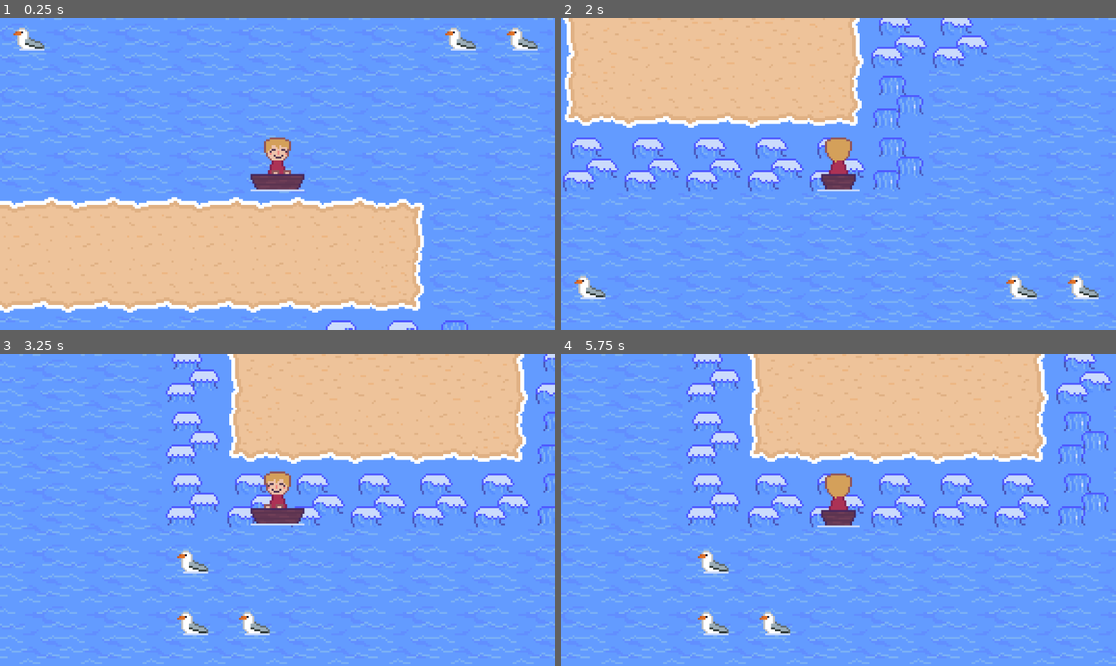
Above: before the commit, frames 1-4 (two rows, left to right).
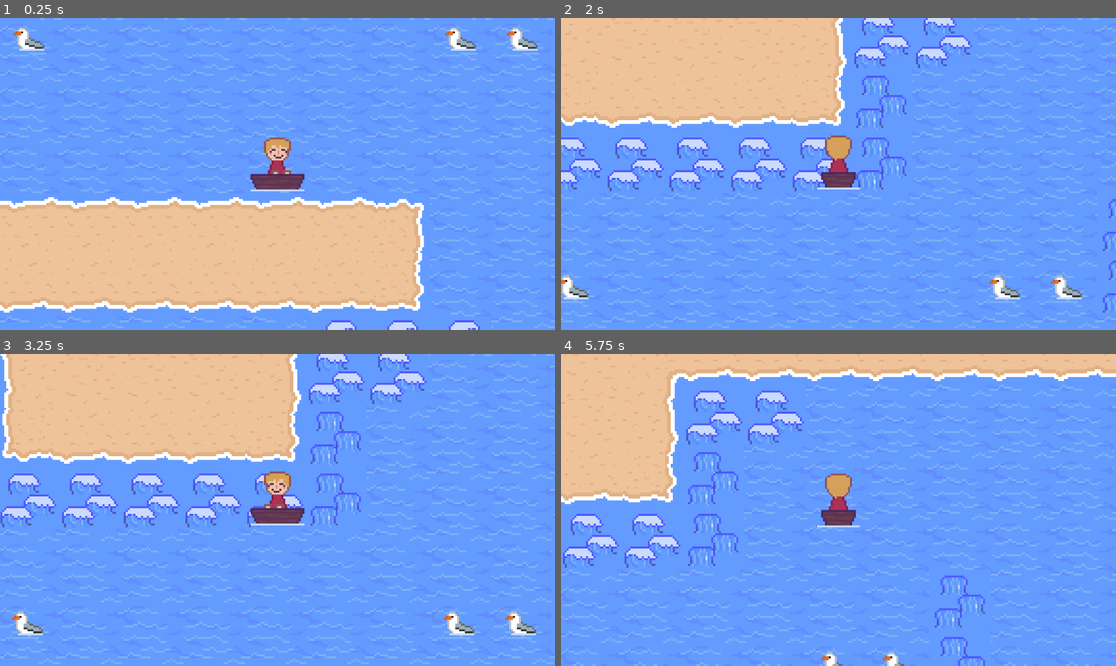
Above: after the commit, the same moments.

Repository: cheskya/ISCS3014-Project1
Game: Godot game, scene res://scenes/game.tscn
Two runs of this game, one before a commit and one after it. Both use one fixed random seed, a clock stepped at 60 frames per second and the inputs below.
Inputs:
- Up to frame 1 (0.25 s): no input
- Up to frame 2 (2 s): tap Enter at 0.5 s; hold Up (move_up) from 0.53 s (still down)
- Up to frame 3 (3.25 s): release Up (move_up) at 2.03 s; hold Left (move_left) from 2.03 s (still down)
- Up to frame 4 (5.75 s): release Left (move_left) at 3.53 s; hold Down (move_down) 3.53-4.28 s; hold Right (move_right) 4.28-5.03 s; hold Up (move_up) from 5.03 s (still down)

The runs differ from the first frame. In frame 1, 0.2% of the frame differs, in the area x 79-87%, y 96-100%; in frame 2, 19%; in frame 3, 43%, in the area x 0-100%, y 0-100%; in frame 4, 42%.

Commit message:
Implemented forced movement (lacking sprite animations).

Diff:
--- a/scenes/game.tscn
+++ b/scenes/game.tscn
@@ -66,15 +66,19 @@
 0:3/animation_frame_0/duration = 1.0
 0:3/animation_frame_1/duration = 1.0
 0:3/0 = 0
+0:3/0/custom_data_0 = Vector2(-1, 0)
 0:2/animation_frame_0/duration = 1.0
 0:2/animation_frame_1/duration = 1.0
 0:2/0 = 0
+0:2/0/custom_data_0 = Vector2(1, 0)
 0:1/animation_frame_0/duration = 1.0
 0:1/animation_frame_1/duration = 1.0
 0:1/0 = 0
+0:1/0/custom_data_0 = Vector2(0, 1)
 0:0/animation_frame_0/duration = 1.0
 0:0/animation_frame_1/duration = 1.0
 0:0/0 = 0
+0:0/0/custom_data_0 = Vector2(0, -1)
 
 [sub_resource type="TileSetAtlasSource" id="TileSetAtlasSource_0wy0k"]
 texture = ExtResource("5_efgdy")
@@ -89,10 +93,13 @@
 0:0/animation_frame_0/duration = 1.0
 0:0/animation_frame_1/duration = 1.0
 0:0/0 = 0
+0:0/0/physics_layer_0/polygon_0/points = PackedVector2Array(-16, -16, 16, -16, 16, 16, -16, 16)
 
 [sub_resource type="TileSet" id="TileSet_nt3vw"]
 tile_size = Vector2i(32, 32)
 physics_layer_0/collision_layer = 2
+custom_data_layer_0/name = "direction"
+custom_data_layer_0/type = 5
 sources/0 = SubResource("TileSetAtlasSource_lylvn")
 sources/1 = SubResource("TileSetAtlasSource_h2pld")
 sources/2 = SubResource("TileSetAtlasSource_pb3us")
@@ -100,12 +107,27 @@
 sources/4 = SubResource("TileSetAtlasSource_0wy0k")
 sources/5 = SubResource("TileSetAtlasSource_nvmg2")
 
+[sub_resource type="GDScript" id="GDScript_eqkg3"]
+script/source = "extends TileMapLayer
+
+
+# Called when the node enters the scene tree for the first time.
+func _ready() -> void:
+	pass # Replace with function body.
+
+
+# Called every frame. 'delta' is the elapsed time since the previous frame.
+func _process(delta: float) -> void:
+	pass
+"
+
 [node name="Game" type="Node2D"]
 
 [node name="Map" type="TileMapLayer" parent="."]
 position = Vector2(-1, 0)
-tile_map_data = PackedByteArray("AAD/////AAAAAAAAAAABAP//AAA …(699 unchanged characters)… z/AAAAAAAAAAD8/wIAAAAAAAAAAAACAAIAAwAAAAAAAAD7//z/AAAAAAAAAAD7//3/BQAAAAAAAAD7//7 …(7103 unchanged characters)…
+tile_map_data = PackedByteArray("AAD/////AAAAAAAAAAABAP//AAA …(699 unchanged characters)… z/AAAAAAAAAAD8/wIAAAAAAAAAAAACAAIAAwAAAAMAAAD7//z/AAAAAAAAAAD7//3/BQAAAAAAAAD7//7 …(7103 unchanged characters)…
 tile_set = SubResource("TileSet_nt3vw")
+script = SubResource("GDScript_eqkg3")
 
 [node name="Player" parent="." instance=ExtResource("1_iflbp")]
 position = Vector2(-16, -4)
--- a/scenes/player.tscn
+++ b/scenes/player.tscn
@@ -182,8 +182,7 @@
 [node name="AnimatedSprite2D" type="AnimatedSprite2D" parent="."]
 position = Vector2(0, -12)
 sprite_frames = SubResource("SpriteFrames_xpgpa")
-animation = &"moving_left"
-autoplay = "idle"
+animation = &"moving_right"
 
 [node name="CollisionShape2D" type="CollisionShape2D" parent="."]
 position = Vector2(0, -12)
--- a/scripts/player.gd
+++ b/scripts/player.gd
@@ -1,6 +1,8 @@
+
 extends CharacterBody2D
 
 @onready var ray = $RayCast2D
+@onready var tilemap: TileMapLayer = get_parent().get_node("Map")
 @export var tile_size = 32
 @export var speed = 5
 var moving = false
@@ -11,6 +13,18 @@
 			"move_down": Vector2.DOWN}
 
 func _physics_process(delta):
+	if moving:
+		return  # Prevent new inputs while moving
+
+	var tile_id = get_tile_id(position)
+	print("Tile ID at current position:", tile_id)
+
+	# Check for forced movement (wave tiles)
+	if tile_id == 3:
+		var forced_dir = get_wave_tile_direction(position)
+		if forced_dir != Vector2.ZERO:
+			await move_forced(forced_dir)
+
 	for dir in inputs.keys():
 		if Input.is_action_pressed(dir):
 			move(dir)
@@ -19,6 +33,28 @@
 		$AnimatedSprite2D.play()
 	else:
 		$AnimatedSprite2D.stop()
+
+
+func get_tile_id(pos: Vector2) -> int:
+	if tilemap == null:
+		print("Error: TileMap is null!")  # Debugging step
+		return -1  # Return an invalid tile ID
+	var tile_pos = tilemap.local_to_map(pos)  # Convert world position to tile position
+	return tilemap.get_cell_source_id(tile_pos)  # Get the tile ID
+
+func get_wave_tile_direction(pos: Vector2) -> Vector2:
+	if tilemap == null:
+		return Vector2.ZERO
+	var tile_pos = tilemap.local_to_map(pos)
+	var tile_data = tilemap.get_cell_tile_data(tile_pos)
+
+	if tile_data:
+		var direction = tile_data.get_custom_data("direction")
+		if direction is Vector2:  # Ensure it's a valid Vector2
+			return direction
+
+	return Vector2.ZERO
+
 
 func move(dir):
 	if !moving:
@@ -38,3 +74,15 @@
 			moving = true
 			await tween.finished
 			moving = false
+
+func move_forced(direction: Vector2):
+	if moving:
+		return
+	await move_to(position + direction * tile_size)
+
+func move_to(target_pos: Vector2):
+	var tween = get_tree().create_tween()
+	tween.tween_property(self, "position", target_pos, 1.0 / speed).set_trans(Tween.TRANS_SINE)
+	moving = true
+	await tween.finished
+	moving = false
Not shown: 1 places in scenes/game.tscn that only renumber resources
Not shown, added: .DS_Store
